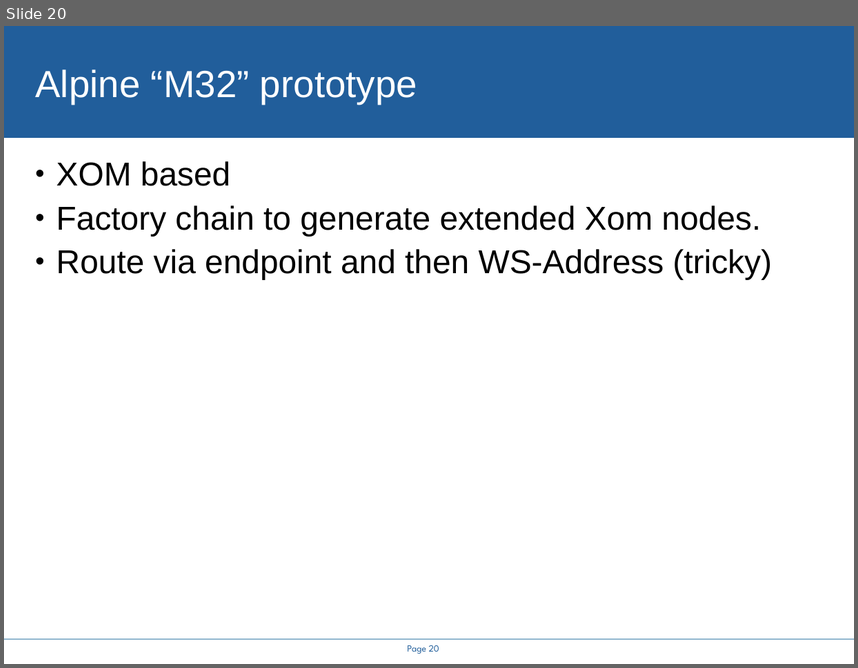
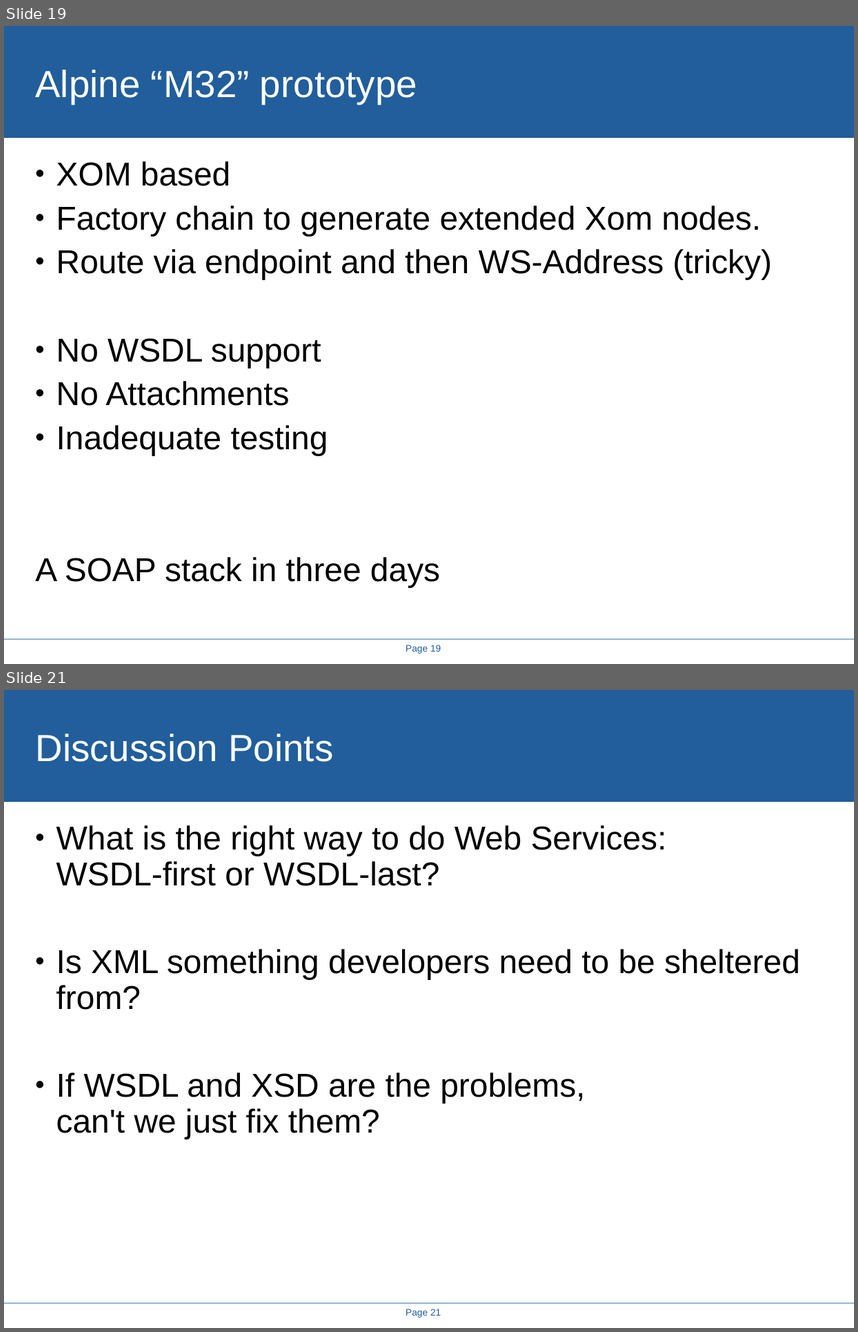
Before and after one commit to steveloughran/smartfrog, a slide deck: projects/alpine/doc/icws2005/rethinking_the_java_SOAP_stack.ppt. Shown one above the other, each under a label of ours: slide 20 before the commit, slides 19 and 21 after it; the slides between them are not shown. The pictures are 858x668 and 858x1332 pixels, drawn with LibreOffice and Linux fonts; fonts in the diff are those of the drawing; background and template pictures are left out. Boxes give left, top, right and bottom in pixels: in the first picture for what was removed or moved away, otherwise in the second. Text is boxed around its words. In the diff, an @@ line names an element or a change of style, - is before the commit and + after.

```diff
--- a/projects/alpine/doc/icws2005/rethinking_the_java_SOAP_stack.ppt
+++ b/projects/alpine/doc/icws2005/rethinking_the_java_SOAP_stack.ppt
@@ slide 21 added at (x1=4, y1=690, x2=854, y2=1328), background #FFFFFF; not listed: 3 template elements that a slide beside it also shows @@
@@ title added at (x1=35, y1=733, x2=333, y2=762), 32 pt, text #FFFFFF @@
+Discussion Points
@@ text added at (x1=56, y1=825, x2=800, y2=1138), 28 pt, text #000000 @@
+• What is the right way to do Web Services:
+  WSDL-first or WSDL-last?
+• Is XML something developers need to be sheltered from?
+• If WSDL and XSD are the problems,
+  can't we just fix them?
@@ what was slide 20 is now slide 19 @@
@@ slide 19 changed as well @@
@@ text at (x1=35, y1=338, x2=440, y2=587): paragraphs added @@
+• No WSDL support
+• No Attachments
+• Inadequate testing
+A SOAP stack in three days
@@ page number at (x1=406, y1=644, x2=441, y2=653): text changed; font League Spartan to Arial @@
-Page 20
+Page 19
```
Also in this commit, not shown: 14 other slides changed, 3 other slides added, 4 slides removed, 8 other files.
